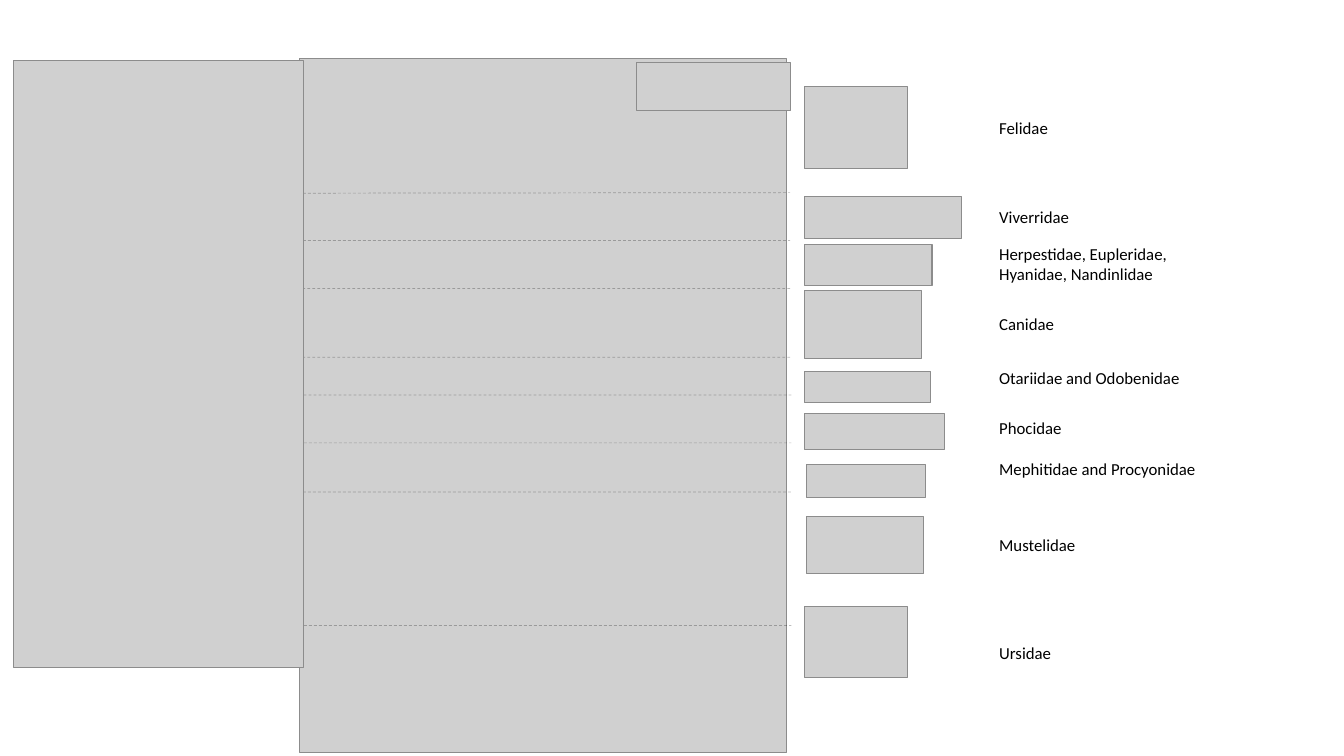
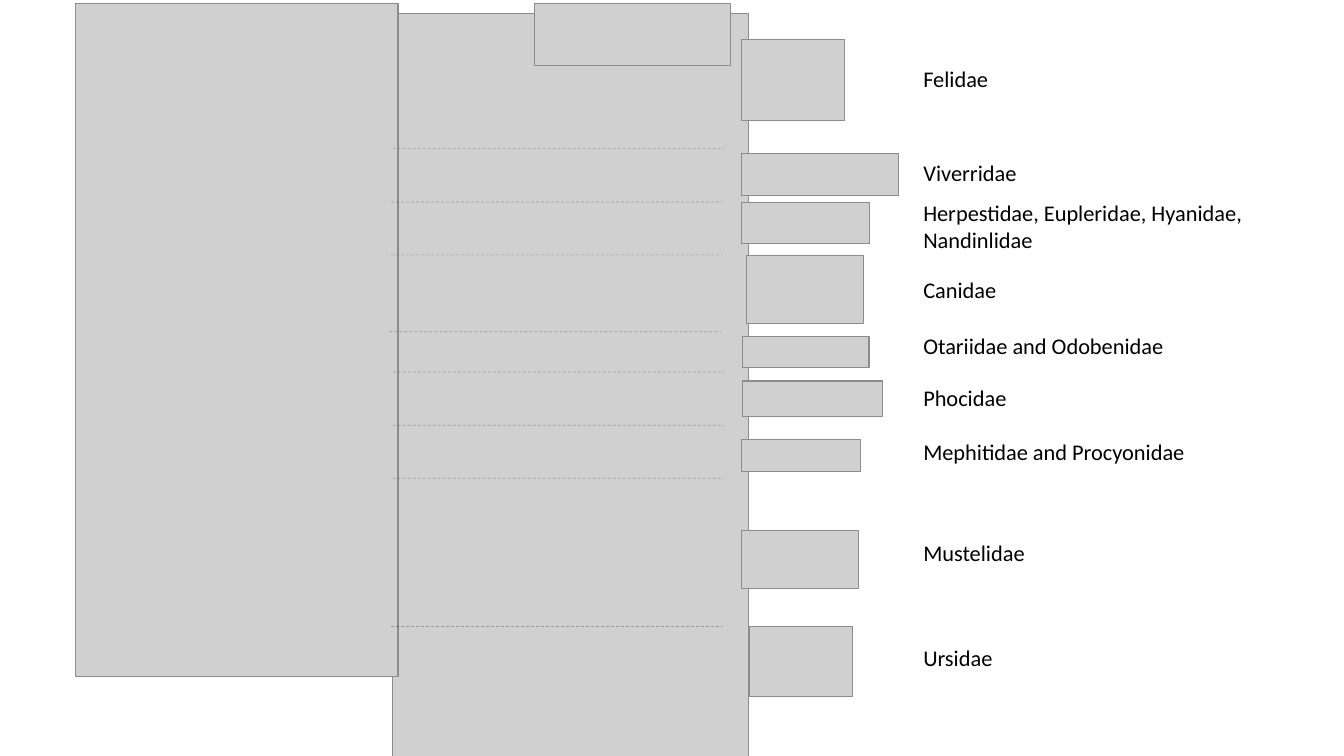
Before and after one commit to coleoguy/carnivores, a slide deck: slide 1 of figures/suppfig1_tiprates/suppfig1_tiprates.pptx. Drawn at 1344x756 pixels with LibreOffice and Linux fonts; fonts in the diff are those of the drawing; grey boxes stand for pictures. Boxes give left, top, right and bottom in pixels: in the first picture for what was removed or moved away, otherwise in the second. Text is boxed around its words. In the diff, an @@ line names an element or a change of style, - is before the commit and + after.

```diff
--- a/figures/suppfig1_tiprates/suppfig1_tiprates.pptx
+++ b/figures/suppfig1_tiprates/suppfig1_tiprates.pptx
@@ picture: place and size @@
-picture at <box>13,60,303,667</box>
+picture at <box>76,3,398,677</box>
@@ picture: place and size @@
-picture at <box>299,58,786,752</box>
+picture at <box>393,13,749,756</box>
@@ picture: place and size @@
-picture at <box>637,63,790,111</box>
+picture at <box>534,3,731,66</box>
@@ picture: place and size @@
-picture at <box>805,87,907,168</box>
+picture at <box>742,39,845,121</box>
@@ text "Felidae": place and size @@
-text "Felidae" at <box>999,122,1048,134</box>
+text "Felidae" at <box>923,71,988,87</box>
@@ line added from (393, 148) to (724, 148), #000000 0.5 pt dashed @@
@@ picture: place and size @@
-picture at <box>805,197,962,239</box>
+picture at <box>742,153,899,196</box>
@@ size 12 to 16 pt in 9 elements at <box>923,650,992,666</box>, <box>923,545,1024,561</box>, <box>923,444,1184,464</box>, <box>923,390,1006,406</box>, <box>923,282,996,298</box>, <box>923,338,1163,354</box>, <box>923,205,1241,248</box>, <box>923,71,988,87</box>, <box>923,165,1016,181</box> @@
@@ text "Viverridae": place and size @@
-text "Viverridae" at <box>999,211,1069,223</box>
+text "Viverridae" at <box>923,165,1016,181</box>
@@ line moved from (298, 194) - (790, 193) to (391, 202) - (723, 202) @@
@@ picture: place and size @@
-picture at <box>805,245,932,286</box>
+picture at <box>742,203,869,244</box>
@@ text "Herpestidae, Eupleridae, Hyanidae, Nandinlidae": place and size @@
-text "Herpestidae, Eupleridae, Hyanidae, Nandinlidae" at <box>999,248,1167,283</box>
+text "Herpestidae, Eupleridae, Hyanidae, Nandinlidae" at <box>923,205,1241,248</box>
@@ line moved from (298, 241) - (790, 241) to (391, 255) - (723, 255) @@
@@ text "Canidae": place and size @@
-text "Canidae" at <box>999,318,1054,330</box>
+text "Canidae" at <box>923,282,996,298</box>
@@ text "Otariidae and Odobenidae": place and size @@
-text "Otariidae and Odobenidae" at <box>999,372,1180,384</box>
+text "Otariidae and Odobenidae" at <box>923,338,1163,354</box>
@@ line moved from (297, 288) - (790, 288) to (389, 332) - (721, 332) @@
@@ 3 pictures: place and size @@
-3 pictures at <box>805,290,945,451</box>
+3 pictures at <box>743,256,883,417</box>
@@ line moved from (297, 357) - (790, 357) to (393, 372) - (724, 372) @@
@@ text "Phocidae": place and size @@
-text "Phocidae" at <box>999,422,1061,434</box>
+text "Phocidae" at <box>923,390,1006,406</box>
@@ line removed from (298, 395) to (791, 395) @@
@@ line moved from (299, 443) - (791, 443) to (393, 425) - (724, 425) @@
@@ picture: place and size @@
-picture at <box>807,465,926,497</box>
+picture at <box>742,440,861,472</box>
@@ text "Mephitidae and Procyonidae": place and size @@
-text "Mephitidae and Procyonidae" at <box>999,463,1195,478</box>
+text "Mephitidae and Procyonidae" at <box>923,444,1184,464</box>
@@ line moved from (298, 492) - (791, 492) to (393, 479) - (724, 479) @@
@@ picture: place and size @@
-picture at <box>807,516,924,574</box>
+picture at <box>742,530,859,588</box>
@@ text "Mustelidae": place and size @@
-text "Mustelidae" at <box>999,539,1075,551</box>
+text "Mustelidae" at <box>923,545,1024,561</box>
@@ line moved from (299, 626) - (791, 626) to (391, 627) - (723, 627) @@
@@ picture: place and size @@
-picture at <box>805,607,907,678</box>
+picture at <box>750,626,853,697</box>
@@ text "Ursidae": place and size @@
-text "Ursidae" at <box>999,647,1051,659</box>
+text "Ursidae" at <box>923,650,992,666</box>
```
Also in this commit, not shown: 27 other files.
